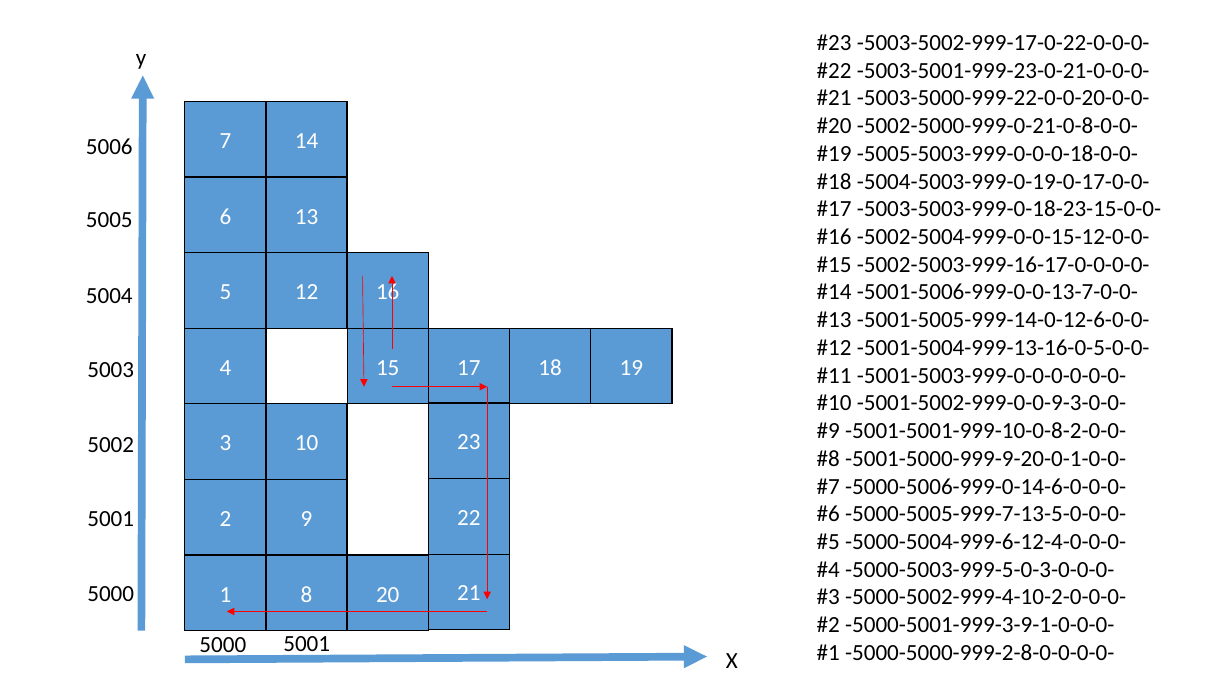
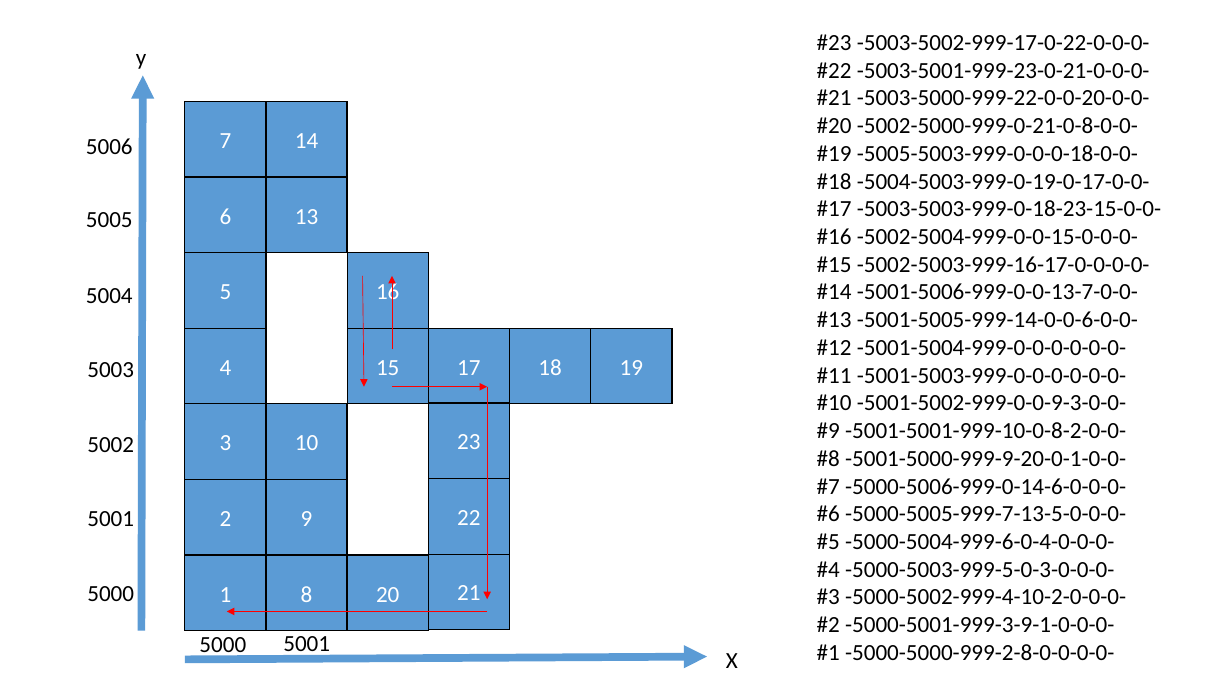
Before and after one commit to mskhrk/nttu_smartCar, a slide deck: slide 3 of document/運作流程圖.pptx. Drawn at 1232x693 pixels with LibreOffice and Linux fonts; fonts in the diff are those of the drawing. Boxes give left, top, right and bottom in pixels: in the first picture for what was removed or moved away, otherwise in the second. Text is boxed around its words. In the diff, an @@ line names an element or a change of style, - is before the commit and + after.

Commit message:
20180420-2
運作流程圖 更新

```diff
--- a/document/運作流程圖.pptx
+++ b/document/運作流程圖.pptx
@@ text at (x1=817, y1=228, x2=1138, y2=244): text changed @@
-#16 -5002-5004-999-0-0-15-12-0-0-
+#16 -5002-5004-999-0-0-15-0-0-0-
@@ rectangle removed at (x1=266, y1=252, x2=348, y2=328) @@
-12
@@ text at (x1=817, y1=311, x2=1138, y2=355): text changed @@
-#13 -5001-5005-999-14-0-12-6-0-0-
-#12 -5001-5004-999-13-16-0-5-0-0-
+#13 -5001-5005-999-14-0-0-6-0-0-
+#12 -5001-5004-999-0-0-0-0-0-0-
@@ text at (x1=817, y1=533, x2=1114, y2=549): text changed @@
-#5 -5000-5004-999-6-12-4-0-0-0-
+#5 -5000-5004-999-6-0-4-0-0-0-
```
